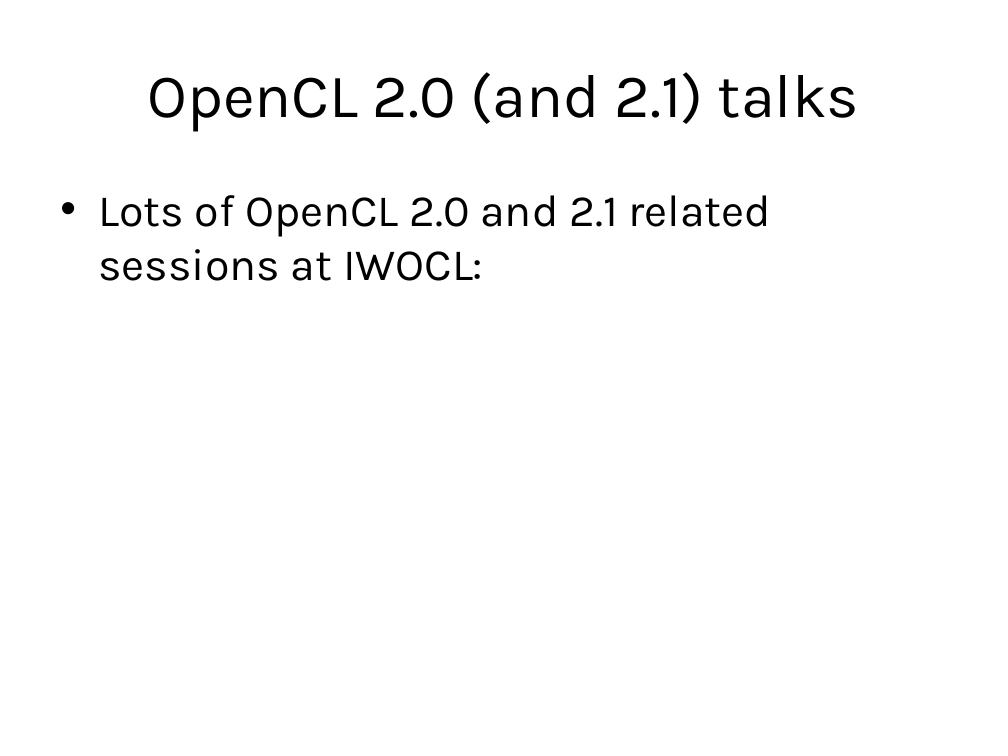
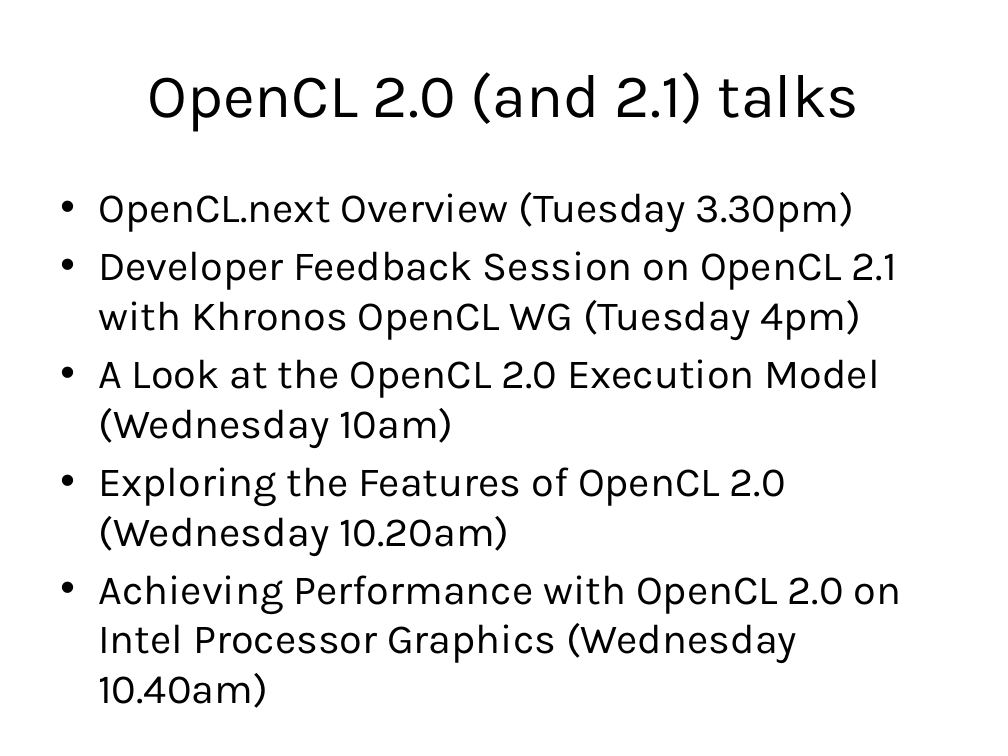
Before and after one commit to UoB-HPC/opencl-training-code, a slide deck: slide 3 of slides/advanced_outro.pptx. Drawn at 1008x756 pixels with LibreOffice and Linux fonts; fonts in the diff are those of the drawing. Boxes give left, top, right and bottom in pixels: in the first picture for what was removed or moved away, otherwise in the second. Text is boxed around its words. In the diff, an @@ line names an element or a change of style, - is before the commit and + after.

Commit message:
Added links to relevant IWOCL talks
Added links to the talks on OpenCL 2.x, SPIR and SYCL.

```diff
--- a/slides/advanced_outro.pptx
+++ b/slides/advanced_outro.pptx
@@ text at [98,192,902,664]: text changed; size 32 to 29.6 pt @@
-• Lots of OpenCL 2.0 and 2.1 related sessions at IWOCL:
+• OpenCL.next Overview (Tuesday 3.30pm)
+• Developer Feedback Session on OpenCL 2.1 with Khronos OpenCL WG (Tuesday 4pm)
+• A Look at the OpenCL 2.0 Execution Model (Wednesday 10am)
+• Exploring the Features of OpenCL 2.0 (Wednesday 10.20am)
+• Achieving Performance with OpenCL 2.0 on Intel Processor Graphics (Wednesday 10.40am)
```
Also in this commit, not shown: 3 other slides changed.
